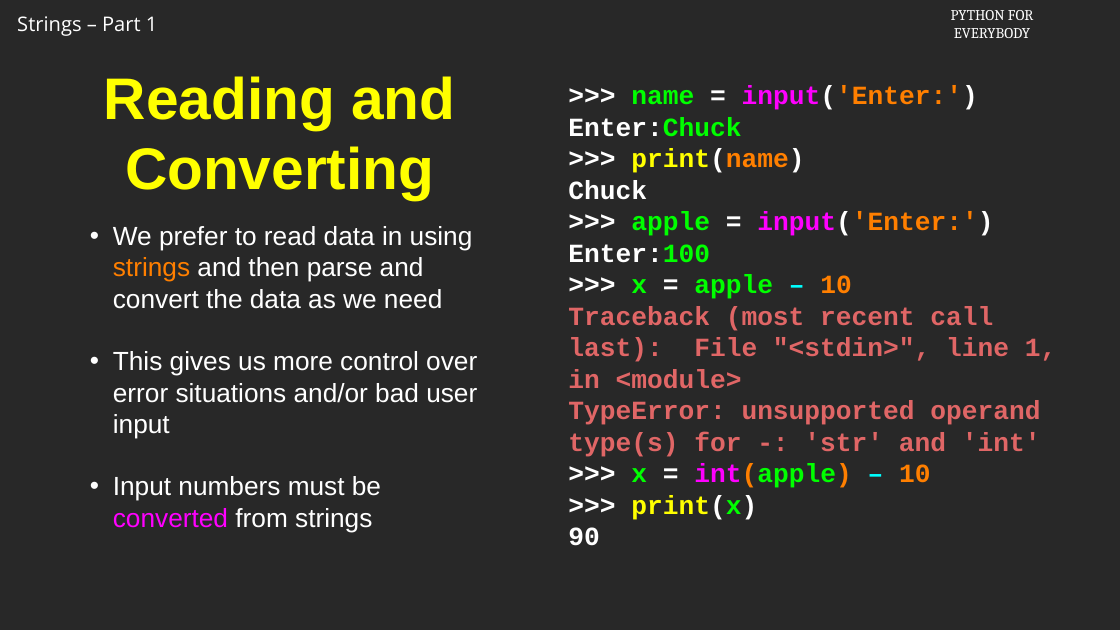
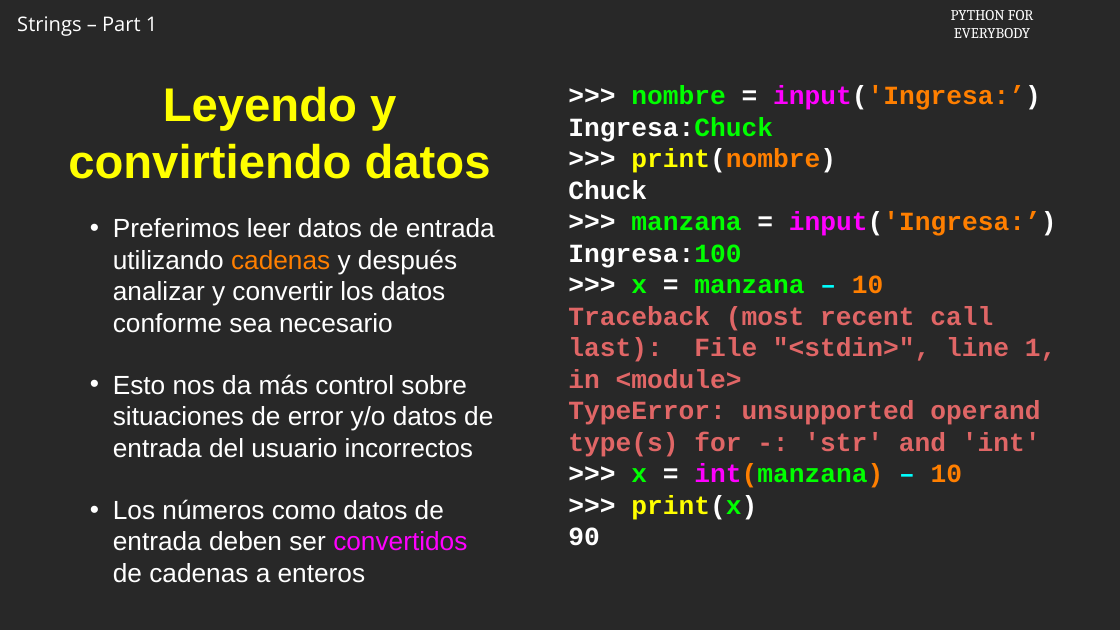
Before and after one commit to csev/py4e, a slide deck: slide 3 of ai/6.1.pptx. Drawn at 1120x630 pixels with LibreOffice and Linux fonts; fonts in the diff are those of the drawing; background and template pictures are left out. Boxes give left, top, right and bottom in pixels: in the first picture for what was removed or moved away, otherwise in the second. Text is boxed around its words. In the diff, an @@ line names an element or a change of style, - is before the commit and + after.

```diff
--- a/ai/6.1.pptx
+++ b/ai/6.1.pptx
@@ title at [68, 86, 491, 179]: text changed; size 67 to 54 pt @@
-Reading and Converting
+Leyendo y convirtiendo datos
@@ text at [568, 86, 1041, 173]: text changed @@
->>> name = input('Enter:')
-Enter:Chuck
->>> print(name)
+>>> nombre = input('Ingresa:’)
+Ingresa:Chuck
+>>> print(nombre)
@@ text at [113, 218, 495, 583]: text changed @@
-• We prefer to read data in using strings and then parse and convert the data as we need
-• This gives us more control over error situations and/or bad user input
-• Input numbers must be converted from strings
+• Preferimos leer datos de entrada utilizando cadenas y después analizar y convertir los datos conforme sea necesario
+• Esto nos da más control sobre situaciones de error y/o datos de entrada del usuario incorrectos
+• Los números como datos de entrada deben ser convertidos de cadenas a enteros
@@ text at [568, 212, 1057, 294]: text changed @@
->>> apple = input('Enter:')
-Enter:100
->>> x = apple – 10
+>>> manzana = input('Ingresa:’)
+Ingresa:100
+>>> x = manzana – 10
@@ text at [631, 464, 962, 488]: text changed @@
->>> x = int(apple) – 10
+>>> x = int(manzana) – 10
```
Also in this commit, not shown: 16 other slides changed, 1 slide added, 1 slide removed.
